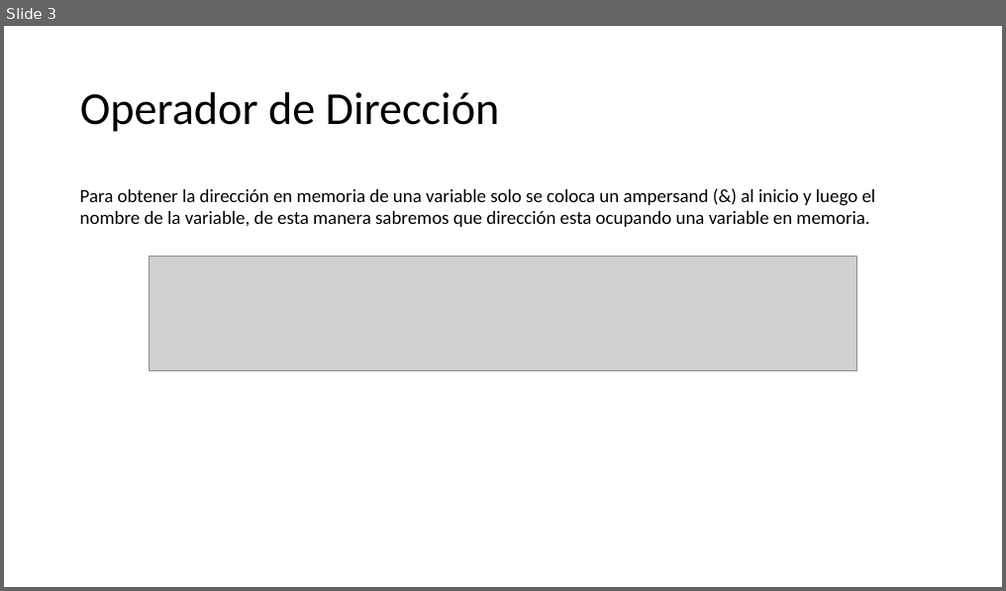
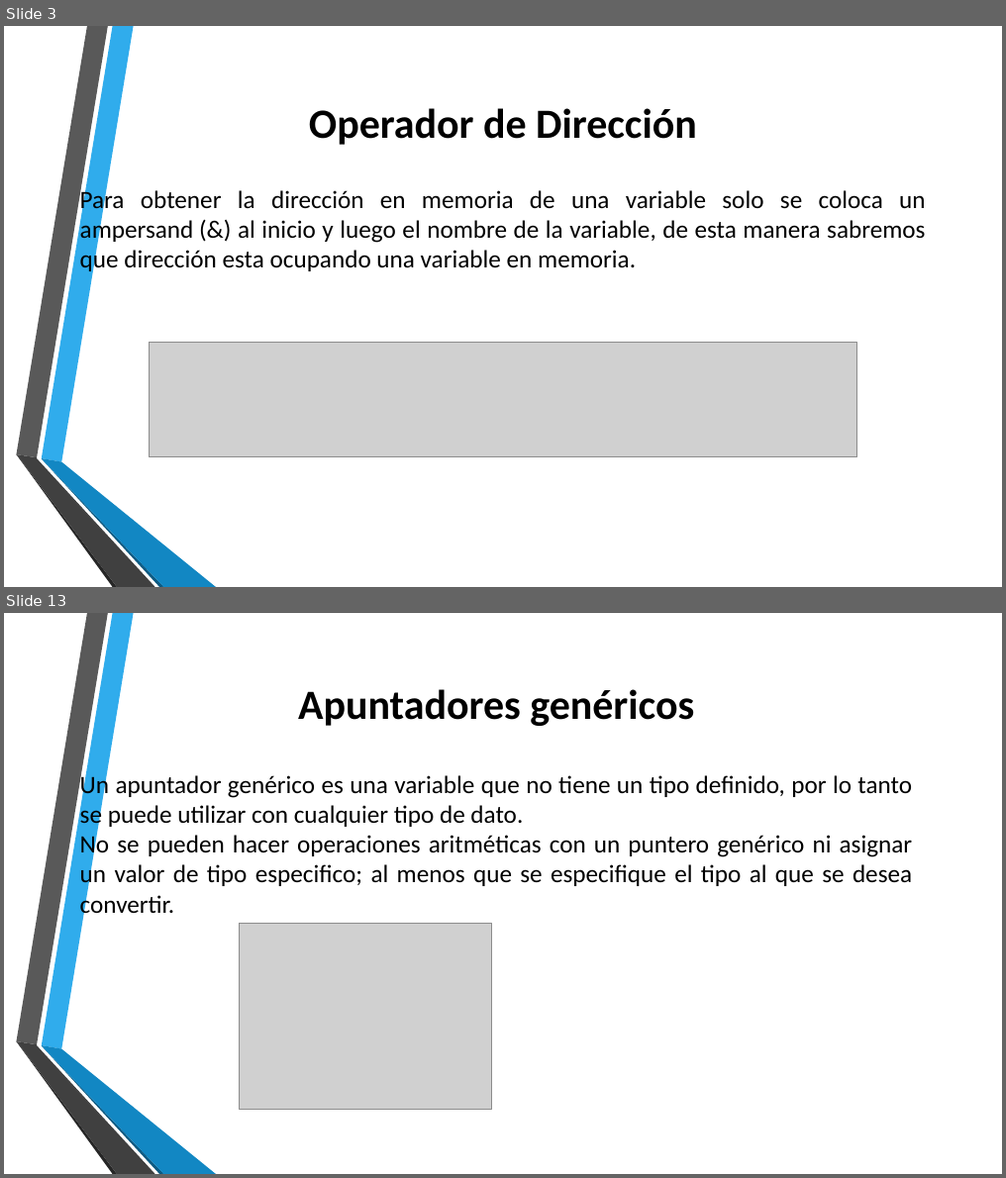
Before and after one commit to Luis96791/EstructuraDatos, a slide deck: Apuntadores.pptx. Shown one above the other, each under a label of ours: slide 3 before the commit, slides 3 and 13 after it; the slides between them are not shown. The pictures are 1006x591 and 1006x1178 pixels, drawn with LibreOffice and Linux fonts; fonts in the diff are those of the drawing; grey boxes stand for pictures; background and template pictures are left out. Boxes give left, top, right and bottom in pixels: in the first picture for what was removed or moved away, otherwise in the second. Text is boxed around its words. In the diff, an @@ line names an element or a change of style, - is before the commit and + after.

```diff
--- a/Apuntadores.pptx
+++ b/Apuntadores.pptx
@@ slide 13 added at (x1=4, y1=613, x2=1002, y2=1174), background picture (left out); not listed: 6 template elements that a slide beside it also shows @@
@@ title added at (x1=298, y1=689, x2=694, y2=726), 40 pt, text #000000, bold @@
+Apuntadores genéricos
@@ text added at (x1=80, y1=772, x2=913, y2=919), 24 pt, text #000000 @@
+Un apuntador genérico es una variable que no tiene un tipo definido, por lo tanto se puede utilizar con cualquier tipo de dato.
+No se pueden hacer operaciones aritméticas con un puntero genérico ni asignar un valor de tipo especifico; al menos que se especifique el tipo al que se desea convertir.
@@ picture added at (x1=239, y1=924, x2=492, y2=1110) @@
@@ slide 3 changed as well @@
@@ title "Operador de Dirección" moved from (x1=80, y1=92, x2=500, y2=132) to (x1=309, y1=108, x2=697, y2=145) @@
@@ title "Operador de Dirección" at (x1=309, y1=108, x2=697, y2=145): size 44 to 40 pt, bold on; alignment left to centre; line spacing 0.9 to 1 @@
@@ text "Para obtener la dirección en ..." at (x1=80, y1=187, x2=925, y2=274): size 18 to 24 pt; alignment left to justified @@
@@ picture moved from (x1=149, y1=256, x2=856, y2=372) to (x1=149, y1=342, x2=856, y2=458) @@
@@ group added at (x1=16, y1=26, x2=216, y2=587): 6 freeform shapes @@
```
Also in this commit, not shown: 1 other slide changed, 12 other slides added, 2 slides removed, 22 other files.
